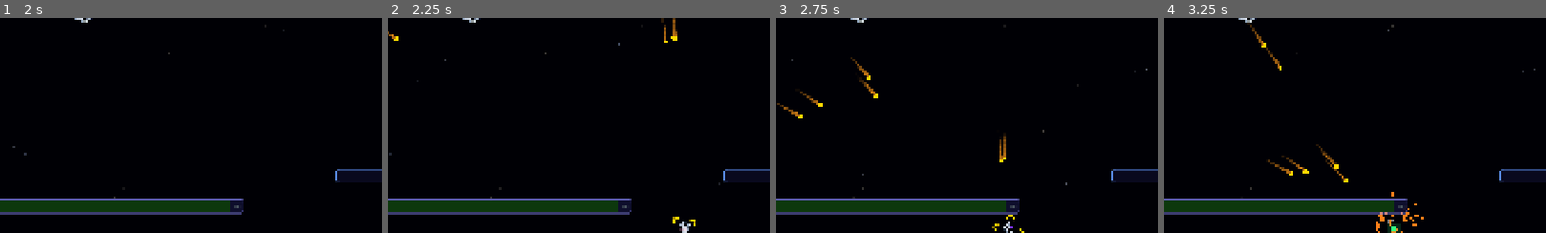
Above: before the commit, frames 1-4 (left to right).
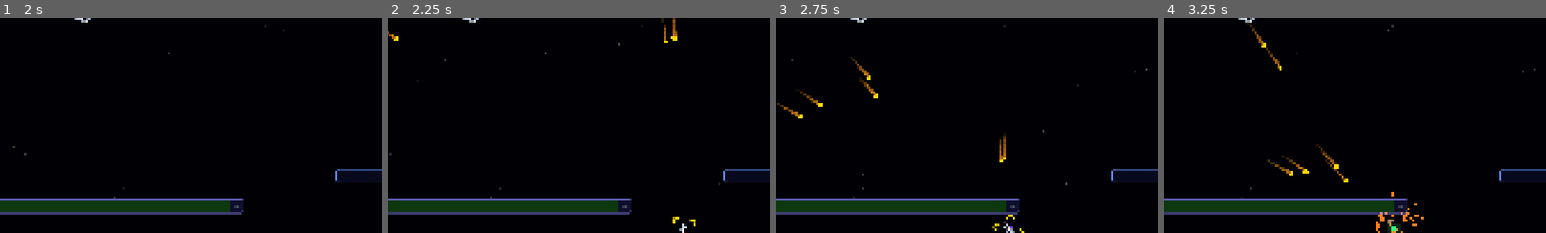
Above: after the commit, the same moments.

Repository: snowsnow0926/evesurvivor
Game: Godot game, scene res://scenes/GameScene.tscn
Same seed, same stepped clock (60 frames per second), same inputs: the game is played once before the commit and once after it. This scene is started directly instead of the project's main scene.
Inputs (mouse positions are % of the whole screen's width and height, from its top left):
- Up to frame 1 (2 s): tap Enter (ui_accept) at 0.5, 0.77 s; move the mouse to (72, 45) at 0.52 s; hold D (move_right) 0.53-1.25 s; click (72, 45) at 0.67 s; drag from (30, 55) to (57, 47) at 1.27 s
- Up to frame 2 (2.25 s): move the mouse to (60, 28) at 2.02 s; hold D (move_right) from 2.03 s (still down)
- Up to frame 3 (2.75 s): keep holding D (move_right)
- Up to frame 4 (3.25 s): release D (move_right) at 2.75 s; drag from (45, 70) to (69, 83) at 2.77 s
The pictures show only the part of the screen within x 39-89%, y 50-100%; the shares and areas given below are measured in that part.

Frame 1 is identical in both runs. In frame 2, 0.1% of the frame differs, in the area x 76-80%, y 94-100%; in frame 3, less than 0.1%; in frame 4, nothing differs.

Commit message:
fix: enemy ship sprite rotation 180 deg to face player correctly
Co-authored-by: Cursor <cursoragent@cursor.com>

Diff:
--- a/scripts/enemy_base.gd
+++ b/scripts/enemy_base.gd
@@ -329,7 +329,7 @@
 func set_icon_rotation(angle: float) -> void:
 	_current_angle = angle
 	if ship_sprite != null:
-		ship_sprite.rotation = angle + PI / 2
+		ship_sprite.rotation = angle + PI / 2 + PI
 	queue_redraw()
 
 func take_damage(amount: float, is_crit: bool = false) -> void:
Not shown, changed: 待办事项.md
